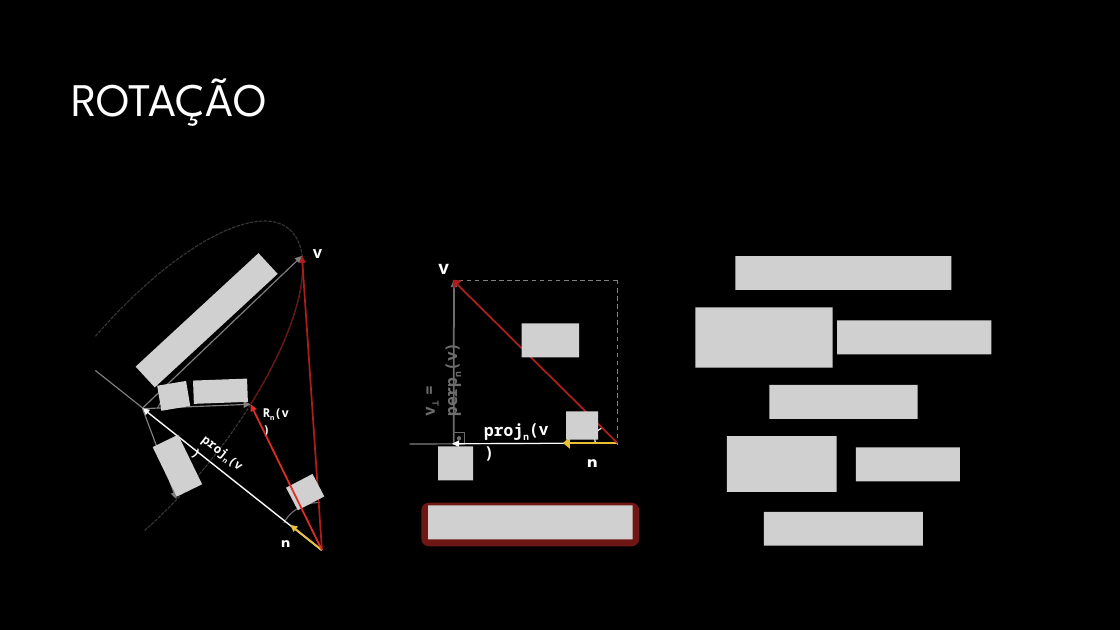
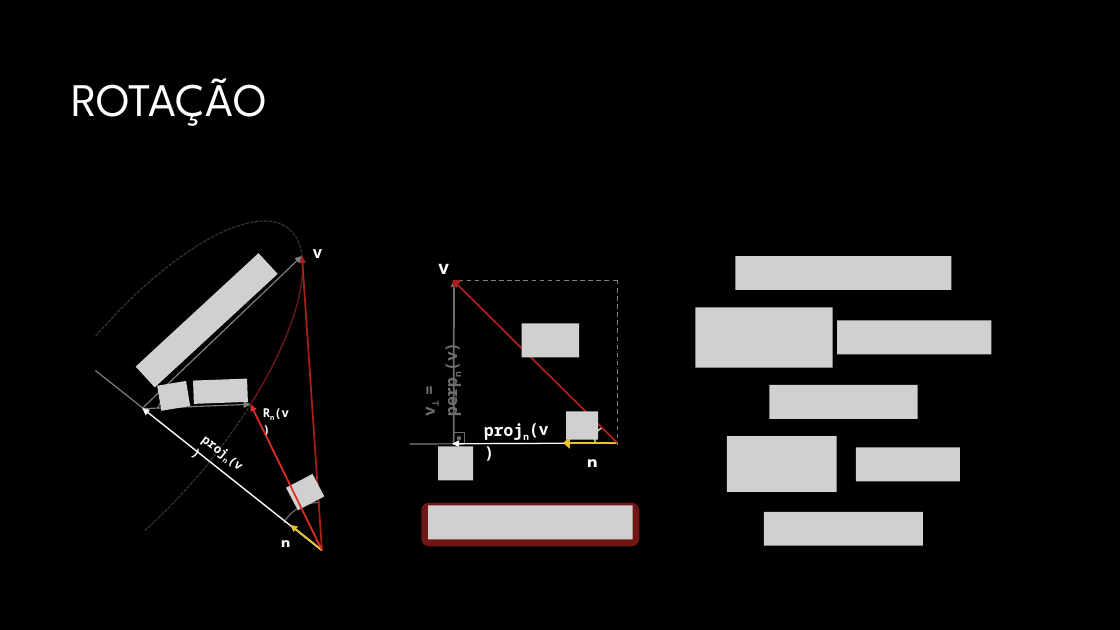
Before and after one commit to JudsonSS/CG, a slide deck: slide 14 of Slides/12. Transformações.pptx. Drawn at 1120x630 pixels with LibreOffice and Linux fonts; fonts in the diff are those of the drawing; grey boxes stand for pictures; background and template pictures are left out. Boxes give left, top, right and bottom in pixels: in the first picture for what was removed or moved away, otherwise in the second. Text is boxed around its words. In the diff, an @@ line names an element or a change of style, - is before the commit and + after.

```diff
--- a/Slides/12. Transformações.pptx
+++ b/Slides/12. Transformações.pptx
@@ arrow removed from (143, 409) to (176, 499) @@
@@ picture removed at [152,435,202,497] @@
```
Also in this commit, not shown: 3 other slides changed.
